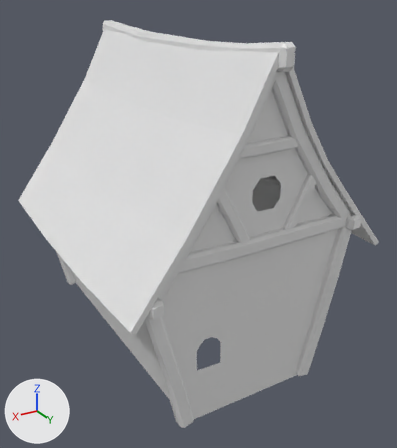
The Blender file lowpolyhut.blend as it was, and as the next commit left it.
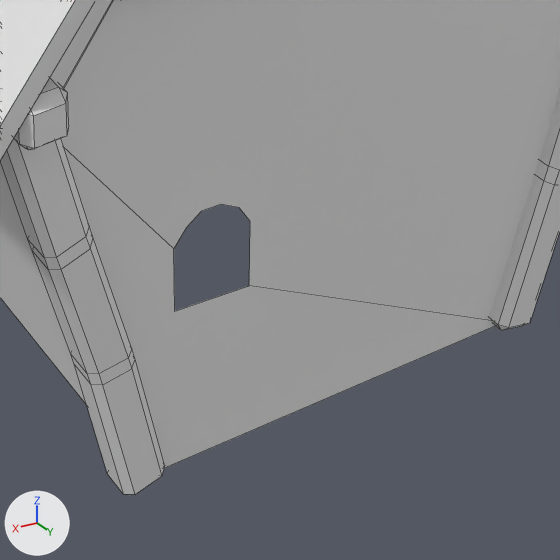
Each version appears first whole from a camera (50 mm lens) standing at (3.15, 7.64, 4.33) and looking at (-0.19, 2.07, 1.54), and next in a close-up on the part from 36% to 80% of the width and 61% to 100% of the height. The lights are fixed; the arrows at lower left show +X, +Y and +Z. The close-ups show mesh edges as thin lines.

Before the edit, the objects in view are built like this:
```python
me_plane_001 = bpy.data.meshes.new('Plane.001')
me_plane_001.from_pydata(...)  # 16 vertices, 9 faces; spans x -1.29..1.57, y -1.93..1.98, z -0.03..0.11
me_plane_002 = bpy.data.meshes.new('Plane.002')
me_plane_002.from_pydata([(-0.73, -1.0, 0.04), (1.0, -1.0, 0.0), (-0.73, 1.0, 0.04), (1.0, 1.0, 0.0)], [], [(0, 1, 3, 2)])
me_plane_004 = bpy.data.meshes.new('Plane.004')
me_plane_004.from_pydata(...)  # 24 vertices, 3 faces; spans x -0.62..0.67, y -1.0..0.9, z 0.0
ob_plane = bpy.data.objects.new('Plane', me_plane_002)
ob_plane.location = (1.093, 1.787, 0.973)
ob_plane.rotation_euler = (0.0, 1.8, 0.0)  # degrees (0, 103, 0)
ob_plane.scale = (1.0, 1.81, 1.0)
ob_roof_side = bpy.data.objects.new('Roof-side', me_plane_001)
ob_roof_side.location = (0.657, 1.795, 2.685)
ob_roof_side.rotation_euler = (0.0, 0.986, 0.0)  # degrees (0, 56, 0)
_m = ob_roof_side.modifiers.new('Solidify', 'SOLIDIFY')
_m.thickness = 0.06
ob_wall_front_001 = bpy.data.objects.new('Wall-front.001', me_plane_004)
ob_wall_front_001.location = (-0.003, 3.598, 1.939)
ob_wall_front_001.rotation_euler = (1.571, 0.0, 0.0)  # degrees (90, 0, 0)
ob_wall_front_001.scale = (1.94, 1.94, 1.94)
# also in view: 'Cube.011' at (1.09, 3.6, 0.81); 'Cube.014' at (0.62, 3.6, 2.65); 'Cube.012' at (-0.95, 3.6, 0.96); 'Cube.022' at (1.24, 1.78, 1.62)
```
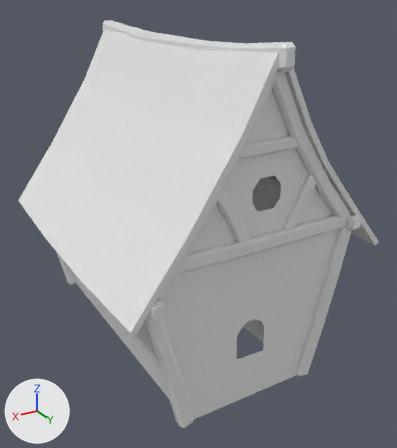
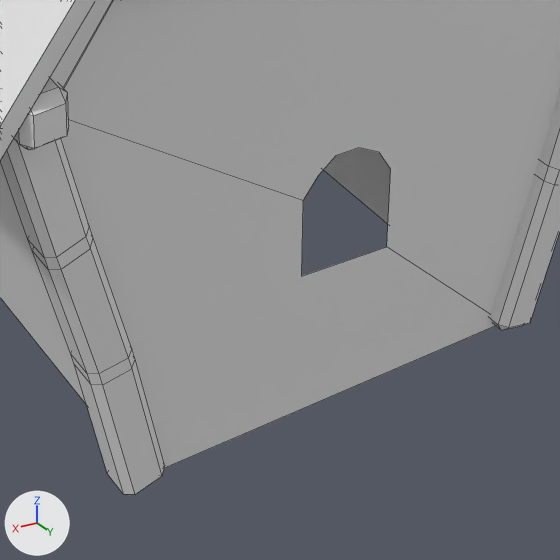
What differs and where, as boxes (x1, y1, x2, y2) in the close-ups (560 x 560 px; the box of a moved part takes in the faces that stretch with it):
part 1 of me_plane_004, moved or reshaped: (63, 117, 493, 324) in both
'Plane.001', unchanged, uncovered by the edit: after (323, 148, 391, 224)

The change in detail:
me_plane_004 has 24 vertices, 3 faces and spans x -0.62..0.67, y -1.0..0.9, z 0.0.
me_plane_004 is used by ob_wall_front_001; location (-0.003, 3.598, 1.939); rotation (1.571, 0.0, 0.0), in degrees (90, 0, 0); scale (1.94, 1.94, 1.94).
Part 1, on me_plane_004:
Vertex 16 of me_plane_004 moves from (0.38, -0.67, 0.0) at pixel (174, 311) to (0.12, -0.7, 0.0) at pixel (301, 276).
Vertex 17 of me_plane_004 moves from (0.24, -0.68, 0.0) at pixel (249, 285) to (-0.06, -0.71, 0.0) at pixel (386, 246).
Vertex 18 of me_plane_004 moves from (0.24, -0.54, 0.0) at pixel (250, 221) to (-0.06, -0.54, 0.0) at pixel (390, 169).
Vertex 19 of me_plane_004 moves from (0.26, -0.51, 0.0) at pixel (239, 207) to (-0.03, -0.5, 0.0) at pixel (379, 152).
Vertex 20 of me_plane_004 moves from (0.29, -0.49, 0.0) at pixel (221, 204) to (0.01, -0.47, 0.0) at pixel (358, 147).
Vertex 21 of me_plane_004 moves from (0.33, -0.49, 0.0) at pixel (201, 211) to (0.06, -0.47, 0.0) at pixel (335, 155).
Vertex 22 of me_plane_004 moves from (0.36, -0.51, 0.0) at pixel (186, 227) to (0.1, -0.5, 0.0) at pixel (318, 175).
Vertex 23 of me_plane_004 moves from (0.39, -0.54, 0.0) at pixel (173, 248) to (0.13, -0.54, 0.0) at pixel (303, 200).
